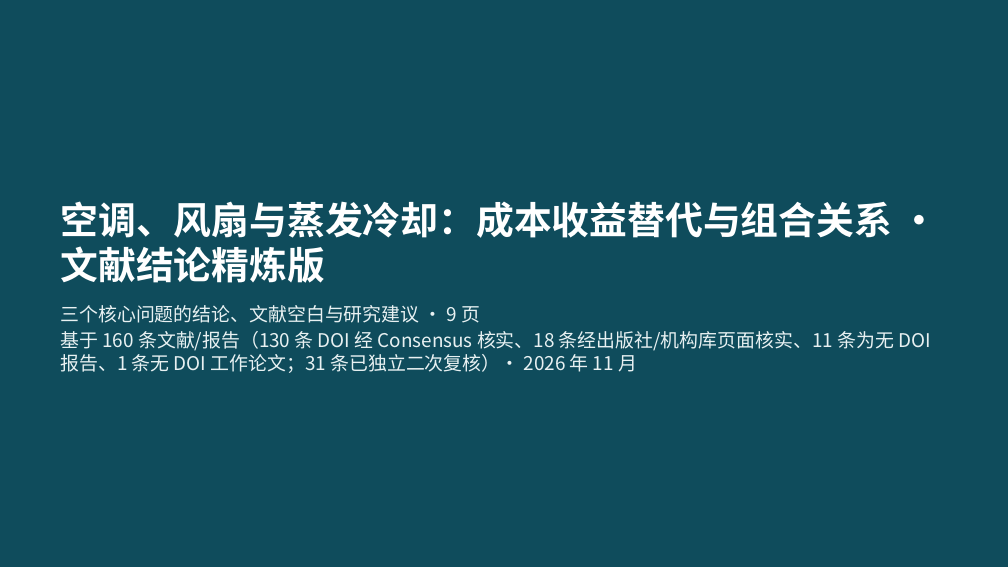
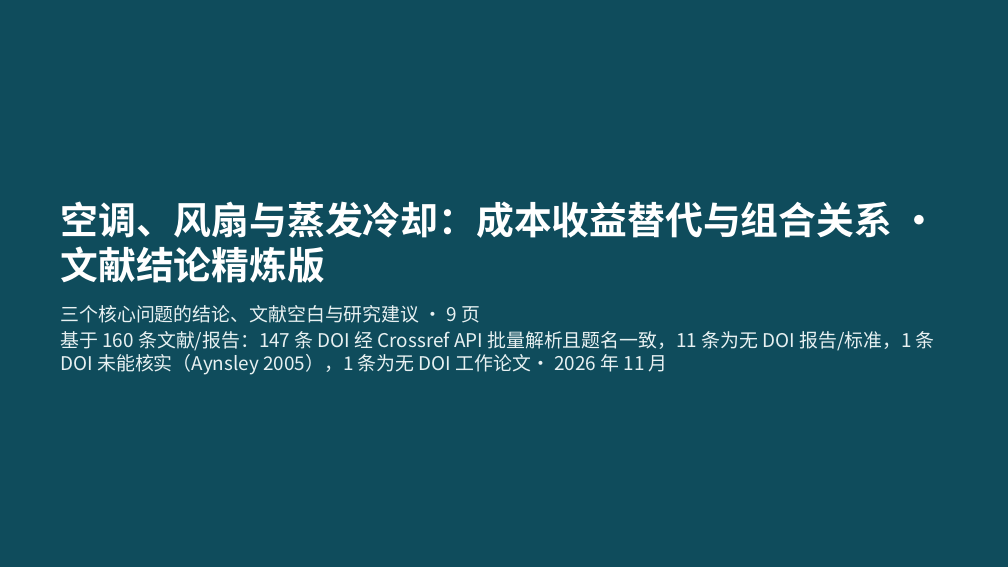
Before and after one commit to BoBoOrangeBIT/climate-paper6, a slide deck: slide 1 of lit_review_cooling/降温措施成本收益替代与组合_精炼结论版.pptx. Drawn at 1008x567 pixels with LibreOffice and Linux fonts; fonts in the diff are those of the drawing. Boxes give left, top, right and bottom in pixels: in the first picture for what was removed or moved away, otherwise in the second. Text is boxed around its words. In the diff, an @@ line names an element or a change of style, - is before the commit and + after.

```diff
--- a/lit_review_cooling/降温措施成本收益替代与组合_精炼结论版.pptx
+++ b/lit_review_cooling/降温措施成本收益替代与组合_精炼结论版.pptx
@@ text at (60,331,935,375): text changed @@
-基于 160 条文献/报告（130 条 DOI 经 Consensus 核实、18 条经出版社/机构库页面核实、11 条为无 DOI 报告、1 条无 DOI 工作论文；31 条已独立二次复核）· 2026 年 11 月
+基于 160 条文献/报告：147 条 DOI 经 Crossref API 批量解析且题名一致，11 条为无 DOI 报告/标准，1 条 DOI 未能核实（Aynsley 2005），1 条为无 DOI 工作论文· 2026 年 11 月
```
Also in this commit, not shown: 2 other slides changed, 10 other files.
